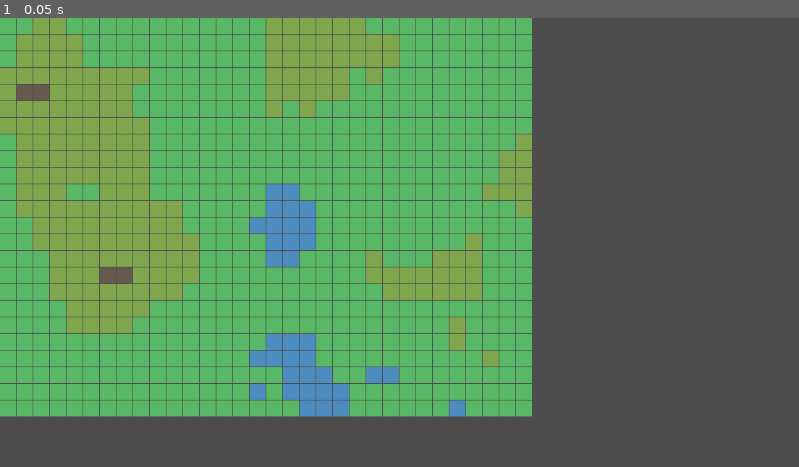
Above: before the commit, frame 1.
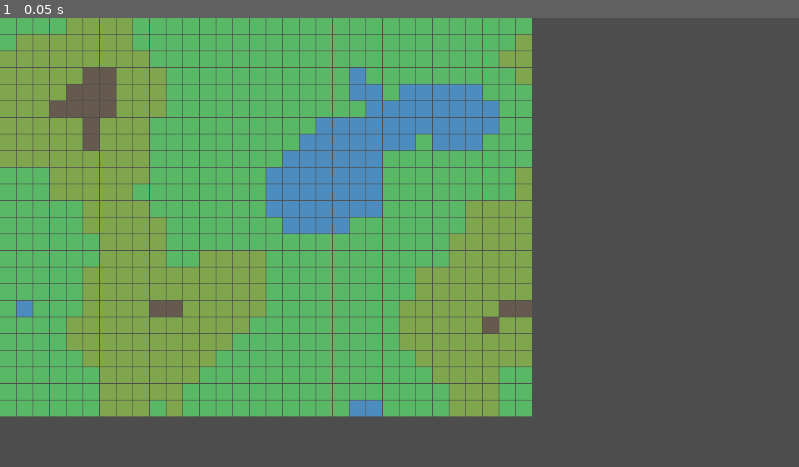
Above: after the commit, the same moment.

Repository: lwbiuchsjk/tile-adventure
Game: Godot game, scene res://scenes/WorldMap.tscn
The game is run twice, just before and just after one commit, with the same random seed, the same clock (stepped at 60 frames per second) and the same inputs.
Inputs:
- Up to frame 1 (0.05 s): no input

The runs differ from the first frame. In frame 1, 23% of the frame differs, in the area x 0-67%, y 0-89%.

Commit message:
将硬编码配置提取至 CSV 公共配置层，地图模式改为配置驱动
- 新增 ConfigLoader.gd：通用 CSV 解析工具，支持表格格式与键值格式
- 新增 assets/config/ 下 4 个 CSV 配置文件：
  - terrain_config.csv：地形定义（移动力消耗、可通行性）
  - slot_config.csv：插槽定义（各类型允许放置的地形）
  - pcg_config.csv：PCG 生成参数（噪声阈值、频率、重试次数）
  - map_config.csv：地图模式配置（随机生成开关、种子、尺寸、起终点、JSON路径）
- 改造 MapSchema：移除硬编码常量，terrain_costs 和 slot_allowed_terrains 改为外部注入
- 改造 MapGenerator：噪声参数和地形消耗表移入 GenerateConfig，由调用方从 CSV 填充
- 改造 WorldMap：移除 @export 和 LoadMode 枚举，统一从 CSV 读取；random_seed=-1 时自动随机

Co-Authored-By: Claude Opus 4.6 <noreply@anthropic.com>

Diff:
--- /dev/null
+++ b/assets/config/map_config.csv
@@ -0,0 +1,17 @@
+# 地图模式配置
+# random_generate: true=PCG随机生成, false=读取JSON静态地图
+# random_seed: 随机种子，-1=每次自动生成随机种子，>=0 则固定
+# map_width/map_height: PCG 模式下的地图尺寸（列/行）
+# start_x/start_y: 通达性校验起点坐标
+# end_x/end_y: 通达性校验终点坐标
+# json_path: 非随机模式下的 JSON 地图文件路径
+key,value
+random_generate,true
+random_seed,-1
+map_width,32
+map_height,24
+start_x,1
+start_y,1
+end_x,30
+end_y,22
+json_path,res://test/maps/test_map.json
--- /dev/null
+++ b/assets/config/pcg_config.csv
@@ -0,0 +1,10 @@
+# PCG 生成参数配置
+# 噪声阈值：控制地形分布比例（噪声值范围 [-1, 1]）
+# noise_frequency：噪声频率，越低地形过渡越平滑
+# max_retries：通达性校验失败时最大重试次数
+key,value
+threshold_mountain,0.45
+threshold_highland,0.15
+threshold_flatland,-0.25
+noise_frequency,0.08
+max_retries,10
--- /dev/null
+++ b/assets/config/slot_config.csv
@@ -0,0 +1,9 @@
+# 插槽配置表
+# id: 插槽枚举值（对应 MapSchema.SlotType）
+# name: 插槽标识名
+# allowed_terrain_ids: 允许放置的地形 ID 列表，多值用 | 分隔，空表示不可放置
+id,name,allowed_terrain_ids
+0,NONE,
+1,RESOURCE,2
+2,FUNCTION,2
+3,SPAWN,2
--- /dev/null
+++ b/assets/config/terrain_config.csv
@@ -0,0 +1,10 @@
+# 地形配置表
+# id: 地形枚举值（对应 MapSchema.TerrainType）
+# name: 地形标识名
+# cost: 移动力消耗（passable=false 时此值无意义）
+# passable: 是否可通行（false 时代码中按 INF 处理）
+id,name,cost,passable
+0,MOUNTAIN,0,false
+1,HIGHLAND,2,true
+2,FLATLAND,1,true
+3,LOWLAND,2,true
--- a/scenes/WorldMap.tscn
+++ b/scenes/WorldMap.tscn
@@ -1,6 +1,7 @@
-[gd_scene load_steps=2 format=3 uid="uid://b3k2m7nqxp4ow"]
+[gd_scene format=3 uid="uid://b3k2m7nqxp4ow"]
 
-[ext_resource type="Script" path="res://scripts/map/WorldMap.gd" id="1_worldmap"]
+[ext_resource type="Script" uid="uid://cxv1i7qw1xcxt" path="res://scripts/map/WorldMap.gd" id="1_worldmap"]
 
-[node name="WorldMap" type="Node2D"]
+[node name="WorldMap" type="Node2D" unique_id=1987700247]
 script = ExtResource("1_worldmap")
+pcg_seed = 1234
--- /dev/null
+++ b/scripts/config/ConfigLoader.gd
@@ -0,0 +1,62 @@
+class_name ConfigLoader
+## 通用 CSV 配置文件加载工具
+## 支持两种 CSV 格式：
+##   表格格式：首行为表头，后续行为数据行 → 返回 Array[Dictionary]
+##   键值格式：含 key/value 两列 → 返回扁平 Dictionary
+
+# ─────────────────────────────────────────
+# 公共接口
+# ─────────────────────────────────────────
+
+## 加载表格格式 CSV。首行作为表头，后续每行返回一个 {header: value} 字典。
+## 所有值均为 String，类型转换由调用方负责。
+static func load_csv(path: String) -> Array:
+	if not FileAccess.file_exists(path):
+		push_error("ConfigLoader: 文件不存在 -> " + path)
+		return []
+
+	var file: FileAccess = FileAccess.open(path, FileAccess.READ)
+	if file == null:
+		push_error("ConfigLoader: 无法打开文件 -> " + path)
+		return []
+
+	var headers: Array[String] = []
+	var rows: Array = []
+	var is_first_line: bool = true
+
+	while not file.eof_reached():
+		var line: String = file.get_line().strip_edges()
+		# 跳过空行
+		if line.is_empty():
+			continue
+		# 跳过注释行（以 # 开头）
+		if line.begins_with("#"):
+			continue
+
+		var fields: PackedStringArray = line.split(",")
+		if is_first_line:
+			# 首行作为表头
+			for f in fields:
+				headers.append(f.strip_edges())
+			is_first_line = false
+			continue
+
+		# 数据行：按表头映射为字典
+		var row: Dictionary = {}
+		for i in range(mini(headers.size(), fields.size())):
+			row[headers[i]] = fields[i].strip_edges()
+		rows.append(row)
+
+	file.close()
+	return rows
+
+## 加载键值格式 CSV（需含 key、value 两列），返回 {key: value} 扁平字典。
+## 所有值均为 String，类型转换由调用方负责。
+static func load_csv_kv(path: String) -> Dictionary:
+	var rows: Array = load_csv(path)
+	var result: Dictionary = {}
+	for entry in rows:
+		var row: Dictionary = entry as Dictionary
+		if row.has("key") and row.has("value"):
+			result[row["key"]] = row["value"]
+	return result
--- a/scripts/map/MapGenerator.gd
+++ b/scripts/map/MapGenerator.gd
@@ -1,21 +1,13 @@
 class_name MapGenerator
 ## PCG 地图生成器
 ## 使用 FastNoiseLite 柏林噪声生成地形分布，并通过 BFS 校验起终点通达性。
-## 通达性校验失败时自动更换种子重试，超出次数则报错返回 null。
+## 所有生成参数从外部配置传入（GenerateConfig），不再硬编码常量。
 
 # ─────────────────────────────────────────
-# 噪声阈值常量（噪声值范围 [-1, 1]）
-# 调参说明：提高 THRESHOLD_MOUNTAIN 可减少高山密度，降低 THRESHOLD_FLATLAND 可增加洼地
-# ─────────────────────────────────────────
-const THRESHOLD_MOUNTAIN: float = 0.45   ## 高于此值 → 高山
-const THRESHOLD_HIGHLAND: float = 0.15   ## 高于此值 → 高地
-const THRESHOLD_FLATLAND: float = -0.25  ## 高于此值 → 平地，低于则 → 洼地
-
-# ─────────────────────────────────────────
-# 生成配置（内部类，支持独立实例化）
+# 生成配置（内部类）
 # ─────────────────────────────────────────
 
-## PCG 生成参数配置
+## PCG 生成参数配置，所有字段由 WorldMap 从 CSV 配置加载后填入
 class GenerateConfig:
 	## 地图宽度（列数）
 	var width: int = 32
@@ -23,12 +15,27 @@
 	var height: int = 24
 	## 随机种子
 	var seed: int = 0
-	## A* 通达性校验起点
+	## 通达性校验起点
 	var start: Vector2i = Vector2i(1, 1)
-	## A* 通达性校验终点
+	## 通达性校验终点
 	var end: Vector2i = Vector2i(30, 22)
 	## 通达性校验失败时最大重试次数
 	var max_retries: int = 10
+
+	# —— 噪声参数（从 pcg_config.csv 加载）——
+	## 高于此值 → 高山
+	var threshold_mountain: float = 0.45
+	## 高于此值 → 高地
+	var threshold_highland: float = 0.15
+	## 高于此值 → 平地，低于则 → 洼地
+	var threshold_flatland: float = -0.25
+	## 噪声频率，越低地形过渡越平滑
+	var noise_frequency: float = 0.08
+
+	# —— 地形配置（从 terrain_config.csv 加载）——
+	## 地形移动力消耗表，BFS 通达性校验时需要此数据判断可通行性
+	## 格式：{ TerrainType(int) : float }
+	var terrain_costs: Dictionary = {}
 
 # ─────────────────────────────────────────
 # 公共接口
@@ -57,23 +64,25 @@
 static func _generate_once(config: GenerateConfig, use_seed: int) -> MapSchema:
 	var schema: MapSchema = MapSchema.new()
 	schema.init(config.width, config.height)
+	# 将地形消耗配置注入 schema，供 BFS 校验时使用
+	schema.terrain_costs = config.terrain_costs.duplicate()
 
 	# 初始化柏林噪声
 	var noise: FastNoiseLite = FastNoiseLite.new()
 	noise.seed = use_seed
 	noise.noise_type = FastNoiseLite.TYPE_PERLIN
-	noise.frequency = 0.08  ## 频率越低，地形过渡越平滑
+	noise.frequency = config.noise_frequency
 
 	# 遍历每格，按噪声值映射地形类型
 	for y in range(config.height):
 		for x in range(config.width):
 			var value: float = noise.get_noise_2d(float(x), float(y))
 			var terrain: MapSchema.TerrainType
-			if value > THRESHOLD_MOUNTAIN:
+			if value > config.threshold_mountain:
 				terrain = MapSchema.TerrainType.MOUNTAIN
-			elif value > THRESHOLD_HIGHLAND:
+			elif value > config.threshold_highland:
 				terrain = MapSchema.TerrainType.HIGHLAND
-			elif value > THRESHOLD_FLATLAND:
+			elif value > config.threshold_flatland:
 				terrain = MapSchema.TerrainType.FLATLAND
 			else:
 				terrain = MapSchema.TerrainType.LOWLAND
--- a/scripts/map/MapSchema.gd
+++ b/scripts/map/MapSchema.gd
@@ -1,7 +1,7 @@
 class_name MapSchema
 ## 地图数据结构（Map Schema）
 ## 作为地图引擎协议核心，定义网格坐标、地形类型与交互插槽信息。
-## PCG 生成器与 JSON 加载器均向此结构输出，表现层从此结构读取。
+## 地形移动力消耗与插槽放置规则从外部 CSV 配置加载，不再硬编码。
 
 # ─────────────────────────────────────────
 # 枚举定义
@@ -9,10 +9,10 @@
 
 ## 地形类型
 enum TerrainType {
-	MOUNTAIN = 0,  ## 高山，不可通行（移动力消耗 INF）
-	HIGHLAND = 1,  ## 高地，移动力消耗 2
-	FLATLAND = 2,  ## 平地，移动力消耗 1
-	LOWLAND  = 3,  ## 洼地，移动力消耗 2
+	MOUNTAIN = 0,  ## 高山，不可通行
+	HIGHLAND = 1,  ## 高地
+	FLATLAND = 2,  ## 平地
+	LOWLAND  = 3,  ## 洼地
 }
 
 ## 插槽类型（交互实体占位）
@@ -22,22 +22,6 @@
 	FUNCTION = 2,  ## 功能点（学习碑、小屋等）
 	SPAWN    = 3,  ## 出生点
 }
-
-# ─────────────────────────────────────────
-# 常量：默认配置
-# ─────────────────────────────────────────
-
-## 各地形默认移动力消耗。float，INF 表示不可通行。
-## 扩展点：单位可传入 unit_cost_override 覆盖对应地形的消耗值。
-const DEFAULT_TERRAIN_COST: Dictionary = {
-	TerrainType.MOUNTAIN: INF,
-	TerrainType.HIGHLAND: 2.0,
-	TerrainType.FLATLAND: 1.0,
-	TerrainType.LOWLAND:  2.0,
-}
-
-## Slot 默认允许放置的地形列表（仅平地）
-const DEFAULT_SLOT_ALLOWED_TERRAINS: Array = [TerrainType.FLATLAND]
 
 # ─────────────────────────────────────────
 # 字段
@@ -53,8 +37,13 @@
 ## 插槽网格，行优先二维数组：slot_grid[y][x] -> SlotType
 var slot_grid: Array = []
 
-## 允许放置 Slot 的地形列表，支持外部配置覆盖
-var slot_allowed_terrains: Array = []
+## 各地形移动力消耗（从 terrain_config.csv 加载）
+## 格式：{ TerrainType(int) : float }，INF 表示不可通行
+var terrain_costs: Dictionary = {}
+
+## 各插槽类型允许放置的地形列表（从 slot_config.csv 加载）
+## 格式：{ SlotType(int) : Array[TerrainType(int)] }
+var slot_allowed_terrains: Dictionary = {}
 
 # ─────────────────────────────────────────
 # 初始化
@@ -64,7 +53,8 @@
 func init(p_width: int, p_height: int) -> void:
 	width = p_width
 	height = p_height
-	slot_allowed_terrains = DEFAULT_SLOT_ALLOWED_TERRAINS.duplicate()
+	terrain_costs = {}
+	slot_allowed_terrains = {}
 	terrain_grid = []
 	slot_grid = []
 	for y in range(height):
@@ -121,13 +111,16 @@
 # ─────────────────────────────────────────
 
 ## 获取指定坐标的移动力消耗。
-## unit_cost_override: 单位专属地形消耗表（可选），覆盖对应地形的默认消耗值。
+## unit_cost_override: 单位专属地形消耗表（可选），覆盖对应地形的消耗值。
 ## 扩展点：不同兵种/英雄可传入各自的 override 实现地形优势/劣势。
+## 未配置的地形默认视为不可通行（返回 INF）。
 func get_terrain_cost(x: int, y: int, unit_cost_override: Dictionary = {}) -> float:
 	var terrain: TerrainType = get_terrain(x, y)
 	if unit_cost_override.has(terrain):
 		return float(unit_cost_override[terrain])
-	return float(DEFAULT_TERRAIN_COST[terrain])
+	if terrain_costs.has(terrain):
+		return float(terrain_costs[terrain])
+	return INF
 
 ## 判断坐标是否可通行（使用默认移动力规则）
 func is_passable(x: int, y: int) -> bool:
@@ -137,6 +130,10 @@
 # Slot 配置查询
 # ─────────────────────────────────────────
 
-## 判断指定地形是否允许放置 Slot
-func is_slot_allowed_on(terrain: TerrainType) -> bool:
-	return slot_allowed_terrains.has(terrain)
+## 判断指定插槽类型是否允许放置在指定地形上
+func is_slot_allowed_on(slot_type: SlotType, terrain: TerrainType) -> bool:
+	var key: int = slot_type as int
+	if not slot_allowed_terrains.has(key):
+		return false
+	var allowed: Array = slot_allowed_terrains[key] as Array
+	return allowed.has(terrain as int)
--- a/scripts/map/WorldMap.gd
+++ b/scripts/map/WorldMap.gd
@@ -1,10 +1,19 @@
 class_name WorldMap
 extends Node2D
 ## 大地图主场景控制脚本
-## 支持两种初始化模式：
-##   PCG  模式 —— 以种子驱动柏林噪声随机生成地图
-##   JSON 模式 —— 从静态 JSON 文件加载手工设计关卡
+## 从 CSV 配置文件读取所有参数，支持两种初始化模式：
+##   random_generate = true  → PCG 随机生成（支持自动/固定种子）
+##   random_generate = false → 从 JSON 文件加载静态关卡
 ## 渲染使用纯色块占位，不依赖美术资源。
+
+# ─────────────────────────────────────────
+# 配置文件路径
+# ─────────────────────────────────────────
+
+const CONFIG_MAP: String = "res://assets/config/map_config.csv"
+const CONFIG_TERRAIN: String = "res://assets/config/terrain_config.csv"
+const CONFIG_SLOT: String = "res://assets/config/slot_config.csv"
+const CONFIG_PCG: String = "res://assets/config/pcg_config.csv"
 
 # ─────────────────────────────────────────
 # 渲染常量
@@ -32,36 +41,6 @@
 const SLOT_MARGIN: int = 6
 
 # ─────────────────────────────────────────
-# 加载模式枚举
-# ─────────────────────────────────────────
-
-enum LoadMode {
-	PCG,   ## 过程生成模式
-	JSON,  ## 静态文件加载模式
-}
-
-# ─────────────────────────────────────────
-# 导出配置（Inspector 可调）
-# ─────────────────────────────────────────
-
-## 加载模式选择
-@export var load_mode: LoadMode = LoadMode.PCG
-
-## PCG 模式：随机种子
-@export var pcg_seed: int = 12345
-## PCG 模式：地图宽度（列数）
-@export var pcg_width: int = 32
-## PCG 模式：地图高度（行数）
-@export var pcg_height: int = 24
-## PCG 模式：通达性校验起点
-@export var pcg_start: Vector2i = Vector2i(1, 1)
-## PCG 模式：通达性校验终点
-@export var pcg_end: Vector2i = Vector2i(30, 22)
-
-## JSON 模式：地图文件路径
-@export var json_path: String = "res://test/maps/test_map.json"
-
-# ─────────────────────────────────────────
 # 私有状态
 # ─────────────────────────────────────────
 
@@ -73,39 +52,119 @@
 # ─────────────────────────────────────────
 
 func _ready() -> void:
-	_load_map()
+	# 加载所有配置
+	var map_cfg: Dictionary = ConfigLoader.load_csv_kv(CONFIG_MAP)
+	var terrain_rows: Array = ConfigLoader.load_csv(CONFIG_TERRAIN)
+	var slot_rows: Array = ConfigLoader.load_csv(CONFIG_SLOT)
+
+	# 构建地形消耗表和 Slot 允许表
+	var terrain_costs: Dictionary = _build_terrain_costs(terrain_rows)
+	var slot_allowed: Dictionary = _build_slot_allowed(slot_rows)
+
+	# 根据配置选择加载模式
+	var is_random: bool = map_cfg.get("random_generate", "true") == "true"
+	if is_random:
+		_load_pcg(map_cfg, terrain_costs)
+	else:
+		_load_json(map_cfg)
+
+	# 将配置注入到 schema（JSON 模式下 schema 没有配置数据，此处统一设置）
+	if _schema != null:
+		_schema.terrain_costs = terrain_costs
+		_schema.slot_allowed_terrains = slot_allowed
+	else:
+		push_error("WorldMap: 地图加载失败，无法渲染")
+
 	queue_redraw()
 
 # ─────────────────────────────────────────
+# 配置解析
+# ─────────────────────────────────────────
+
+## 从 terrain_config 行数据构建地形消耗字典
+## passable=false 的地形强制使用 INF
+func _build_terrain_costs(rows: Array) -> Dictionary:
+	var costs: Dictionary = {}
+	for entry in rows:
+		var row: Dictionary = entry as Dictionary
+		var id: int = int(row.get("id", "0"))
+		var passable: bool = row.get("passable", "true") == "true"
+		if passable:
+			costs[id] = float(row.get("cost", "1"))
+		else:
+			costs[id] = INF
+	return costs
+
+## 从 slot_config 行数据构建 Slot 允许地形字典
+## allowed_terrain_ids 字段以 | 分隔多个地形 ID
+func _build_slot_allowed(rows: Array) -> Dictionary:
+	var allowed: Dictionary = {}
+	for entry in rows:
+		var row: Dictionary = entry as Dictionary
+		var id: int = int(row.get("id", "0"))
+		var terrain_str: String = row.get("allowed_terrain_ids", "") as String
+		var terrains: Array = []
+		if not terrain_str.is_empty():
+			var parts: PackedStringArray = terrain_str.split("|")
+			for p in parts:
+				var stripped: String = p.strip_edges()
+				if not stripped.is_empty():
+					terrains.append(int(stripped))
+		allowed[id] = terrains
+	return allowed
+
+# ─────────────────────────────────────────
 # 地图加载
 # ─────────────────────────────────────────
 
-## 根据 load_mode 调用对应加载逻辑
-func _load_map() -> void:
-	match load_mode:
-		LoadMode.PCG:
-			_load_pcg()
-		LoadMode.JSON:
-			_load_json()
-
-## PCG 模式：构建配置后调用生成器
-func _load_pcg() -> void:
+## PCG 模式：从 map_config + pcg_config 构建生成参数
+func _load_pcg(map_cfg: Dictionary, terrain_costs: Dictionary) -> void:
+	var pcg_cfg: Dictionary = ConfigLoader.load_csv_kv(CONFIG_PCG)
+
 	var config: MapGenerator.GenerateConfig = MapGenerator.GenerateConfig.new()
-	config.width = pcg_width
-	config.height = pcg_height
-	config.seed = pcg_seed
-	config.start = pcg_start
-	config.end = pcg_end
+	config.width = int(map_cfg.get("map_width", "32"))
+	config.height = int(map_cfg.get("map_height", "24"))
+
+	# 种子处理：-1 表示每次自动随机，其他值固定
+	var seed_value: int = int(map_cfg.get("random_seed", "-1"))
+	if seed_value == -1:
+		config.seed = randi()
+	else:
+		config.seed = seed_value
+
+	# 通达性校验起终点
+	config.start = Vector2i(
+		int(map_cfg.get("start_x", "1")),
+		int(map_cfg.get("start_y", "1"))
+	)
+	config.end = Vector2i(
+		int(map_cfg.get("end_x", "30")),
+		int(map_cfg.get("end_y", "22"))
+	)
+
+	# PCG 生成参数
+	config.threshold_mountain = float(pcg_cfg.get("threshold_mountain", "0.45"))
+	config.threshold_highland = float(pcg_cfg.get("threshold_highland", "0.15"))
+	config.threshold_flatland = float(pcg_cfg.get("threshold_flatland", "-0.25"))
+	config.noise_frequency = float(pcg_cfg.get("noise_frequency", "0.08"))
+	config.max_retries = int(pcg_cfg.get("max_retries", "10"))
+
+	# 注入地形消耗配置（BFS 通达性校验需要）
+	config.terrain_costs = terrain_costs
 
 	_schema = MapGenerator.generate(config)
 	if _schema == null:
 		push_error("WorldMap: PCG 地图生成失败")
 
-## JSON 模式：从文件加载地图
-func _load_json() -> void:
-	_schema = MapLoader.load_from_file(json_path)
+## JSON 模式：从配置中读取文件路径后加载
+func _load_json(map_cfg: Dictionary) -> void:
+	var path: String = map_cfg.get("json_path", "") as String
+	if path.is_empty():
+		push_error("WorldMap: map_config 中未配置 json_path")
+		return
+	_schema = MapLoader.load_from_file(path)
 	if _schema == null:
-		push_error("WorldMap: JSON 地图加载失败，路径：" + json_path)
+		push_error("WorldMap: JSON 地图加载失败，路径：" + path)
 
 # ─────────────────────────────────────────
 # 渲染
Not shown, added: assets/config/map_config.csv.import
Not shown, added: assets/config/pcg_config.csv.import
Not shown, added: assets/config/slot_config.csv.import
Not shown, added: assets/config/terrain_config.csv.import
